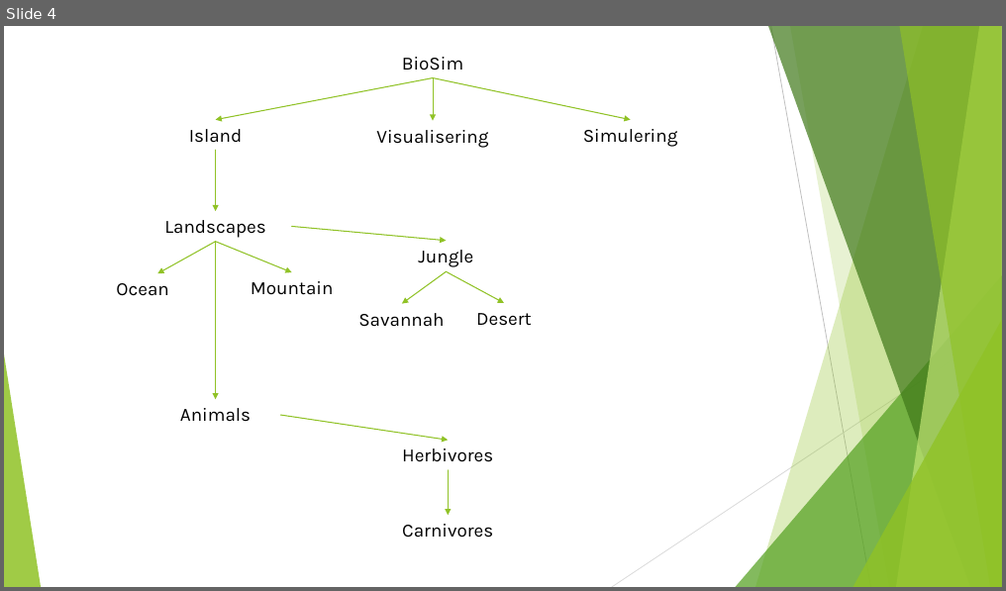
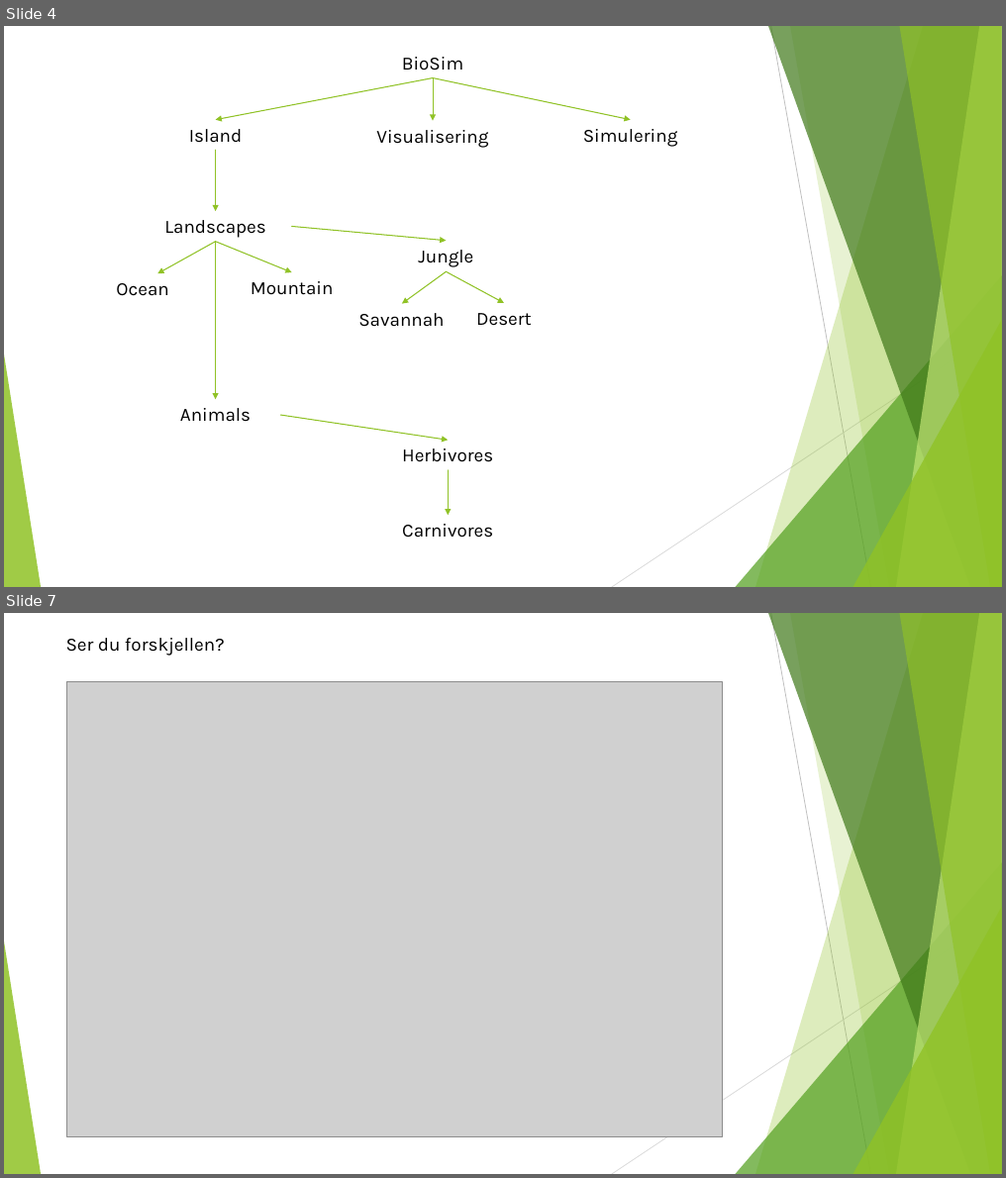
Before and after one commit to larly77/biosim-project, a slide deck: presentation/presbiosim.pptx. Shown one above the other, each under a label of ours: slide 4 before the commit, slides 4 and 7 after it; the slides between them are not shown. The pictures are 1006x591 and 1006x1178 pixels, drawn with LibreOffice and Linux fonts; fonts in the diff are those of the drawing; grey boxes stand for pictures. Boxes give left, top, right and bottom in pixels: in the first picture for what was removed or moved away, otherwise in the second. Text is boxed around its words. In the diff, an @@ line names an element or a change of style, - is before the commit and + after.

```diff
--- a/presentation/presbiosim.pptx
+++ b/presentation/presbiosim.pptx
@@ slide 7 added at box(4, 613, 1002, 1174), background #FFFFFF; not listed: 10 template elements that a slide beside it also shows @@
@@ text added at box(66, 638, 225, 656), 18 pt, text #000000 @@
+Ser du forskjellen?
@@ picture added at box(67, 681, 723, 1137) @@
```
Also in this commit, not shown: 5 other slides added, 2 slides removed.
